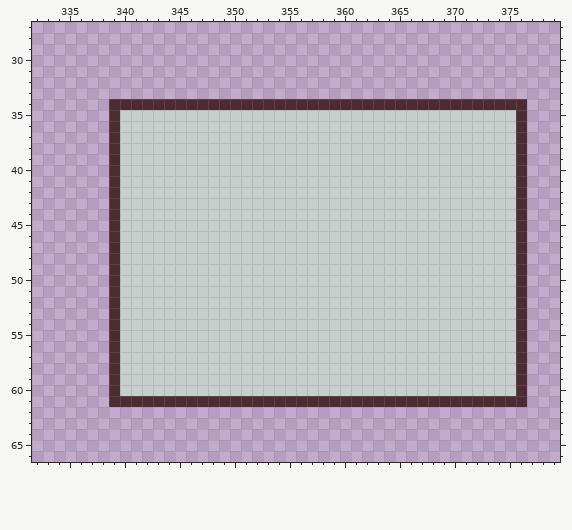
One commit to this sprite sheet: HomeAgainGame/Assets/House_Assets/Kitchen/painting1.png. This is how it looked before the edit.
The file is 401x144 pixels. Shown: x 332..379, y 27..66.
New version:
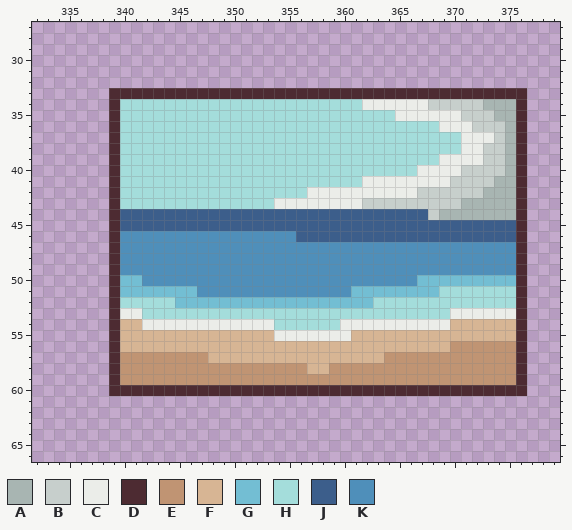
Palette (. is transparent): A #a8b5b2  B #c7cfcc  C #ebede9  D #4d2b32  E #c09473  F #d7b594  G #73bed3  H #a4dddb  J #3c5e8b  K #4f8fba
The edit:
@@ x 332..379 @@
 32 ................................................
-33 ................................................
-34 .......DDDDDDDDDDDDDDDDDDDDDDDDDDDDDDDDDDDDDD...
-35 .......DBBBBBBBBBBBBBBBBBBBBBBBBBBBBBBBBBBBBD...
-36 .......DBBBBBBBBBBBBBBBBBBBBBBBBBBBBBBBBBBBBD...
-37 .......DBBBBBBBBBBBBBBBBBBBBBBBBBBBBBBBBBBBBD...
-38 .......DBBBBBBBBBBBBBBBBBBBBBBBBBBBBBBBBBBBBD...
-39 .......DBBBBBBBBBBBBBBBBBBBBBBBBBBBBBBBBBBBBD...
-40 .......DBBBBBBBBBBBBBBBBBBBBBBBBBBBBBBBBBBBBD...
-41 .......DBBBBBBBBBBBBBBBBBBBBBBBBBBBBBBBBBBBBD...
-42 .......DBBBBBBBBBBBBBBBBBBBBBBBBBBBBBBBBBBBBD...
-43 .......DBBBBBBBBBBBBBBBBBBBBBBBBBBBBBBBBBBBBD...
-44 .......DBBBBBBBBBBBBBBBBBBBBBBBBBBBBBBBBBBBBD...
-45 .......DBBBBBBBBBBBBBBBBBBBBBBBBBBBBBBBBBBBBD...
-46 .......DBBBBBBBBBBBBBBBBBBBBBBBBBBBBBBBBBBBBD...
-47 .......DBBBBBBBBBBBBBBBBBBBBBBBBBBBBBBBBBBBBD...
-48 .......DBBBBBBBBBBBBBBBBBBBBBBBBBBBBBBBBBBBBD...
-49 .......DBBBBBBBBBBBBBBBBBBBBBBBBBBBBBBBBBBBBD...
-50 .......DBBBBBBBBBBBBBBBBBBBBBBBBBBBBBBBBBBBBD...
-51 .......DBBBBBBBBBBBBBBBBBBBBBBBBBBBBBBBBBBBBD...
-52 .......DBBBBBBBBBBBBBBBBBBBBBBBBBBBBBBBBBBBBD...
-53 .......DBBBBBBBBBBBBBBBBBBBBBBBBBBBBBBBBBBBBD...
-54 .......DBBBBBBBBBBBBBBBBBBBBBBBBBBBBBBBBBBBBD...
-55 .......DBBBBBBBBBBBBBBBBBBBBBBBBBBBBBBBBBBBBD...
-56 .......DBBBBBBBBBBBBBBBBBBBBBBBBBBBBBBBBBBBBD...
-57 .......DBBBBBBBBBBBBBBBBBBBBBBBBBBBBBBBBBBBBD...
-58 .......DBBBBBBBBBBBBBBBBBBBBBBBBBBBBBBBBBBBBD...
-59 .......DBBBBBBBBBBBBBBBBBBBBBBBBBBBBBBBBBBBBD...
-60 .......DBBBBBBBBBBBBBBBBBBBBBBBBBBBBBBBBBBBBD...
-61 .......DDDDDDDDDDDDDDDDDDDDDDDDDDDDDDDDDDDDDD...
+33 .......DDDDDDDDDDDDDDDDDDDDDDDDDDDDDDDDDDDDDD...
+34 .......DHHHHHHHHHHHHHHHHHHHHHHCCCCCCBBBBBAAAD...
+35 .......DHHHHHHHHHHHHHHHHHHHHHHHHHCCCCCCBBBAAD...
+36 .......DHHHHHHHHHHHHHHHHHHHHHHHHHHHHHCCCBBBAD...
+37 .......DHHHHHHHHHHHHHHHHHHHHHHHHHHHHHHHCCCBAD...
+38 .......DHHHHHHHHHHHHHHHHHHHHHHHHHHHHHHHCCBBAD...
+39 .......DHHHHHHHHHHHHHHHHHHHHHHHHHHHHHCCCCBBAD...
+40 .......DHHHHHHHHHHHHHHHHHHHHHHHHHHHCCCCBBBBAD...
+41 .......DHHHHHHHHHHHHHHHHHHHHHHCCCCCCCCBBBBAAD...
+42 .......DHHHHHHHHHHHHHHHHHCCCCCCCCCCBBBBBBAAAD...
+43 .......DHHHHHHHHHHHHHHCCCCCCCCBBBBBBBBBAAAAAD...
+44 .......DJJJJJJJJJJJJJJJJJJJJJJJJJJJJBAAAAAAAD...
+45 .......DJJJJJJJJJJJJJJJJJJJJJJJJJJJJJJJJJJJJD...
+46 .......DKKKKKKKKKKKKKKKKJJJJJJJJJJJJJJJJJJJJD...
+47 .......DKKKKKKKKKKKKKKKKKKKKKKKKKKKKKKKKKKKKD...
+48 .......DKKKKKKKKKKKKKKKKKKKKKKKKKKKKKKKKKKKKD...
+49 .......DKKKKKKKKKKKKKKKKKKKKKKKKKKKKKKKKKKKKD...
+50 .......DGGKKKKKKKKKKKKKKKKKKKKKKKKKGGGGGGGGGD...
+51 .......DGGGGGGGKKKKKKKKKKKKKKGGGGGGGGHHHHHHHD...
+52 .......DHHHHHGGGGGGGGGGGGGGGGGGHHHHHHHHHHHHHD...
+53 .......DCCHHHHHHHHHHHHHHHHHHHHHHHHHHHHCCCCCCD...
+54 .......DFFCCCCCCCCCCCCHHHHHHCCCCCCCCCCFFFFFFD...
+55 .......DFFFFFFFFFFFFFFCCCCCCCFFFFFFFFFFFFFFFD...
+56 .......DFFFFFFFFFFFFFFFFFFFFFFFFFFFFFFEEEEEED...
+57 .......DEEEEEEEEFFFFFFFFFFFFFFFFEEEEEEEEEEEED...
+58 .......DEEEEEEEEEEEEEEEEEFFEEEEEEEEEEEEEEEEED...
+59 .......DEEEEEEEEEEEEEEEEEEEEEEEEEEEEEEEEEEEED...
+60 .......DDDDDDDDDDDDDDDDDDDDDDDDDDDDDDDDDDDDDD...
+61 ................................................
 62 ................................................
Changed places in both pictures, as pixel boxes (x1, y1, x2, y2):
changed: (109, 88, 527, 407)
